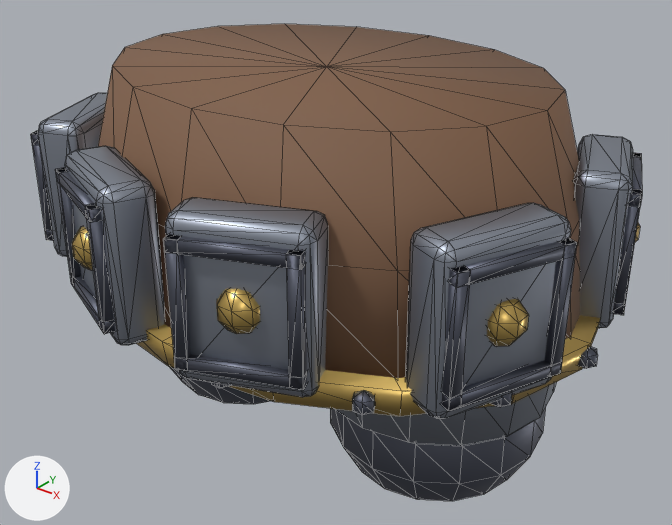
What one commit did to the glTF model assets/models/characters/dwarf/legs.glb.
Before and after are seen from a 50 mm lens placed at (0.482, -0.59, 0.84), pointed at (0.005, 0.006, 0.47). Every picture has the same lights, and +X, +Y and +Z are marked at lower left. The picture after the commit comes second. Mesh edges are drawn as thin lines. Vertices at exactly the same position are counted once.

Names of what the first picture shows: 'legs'.
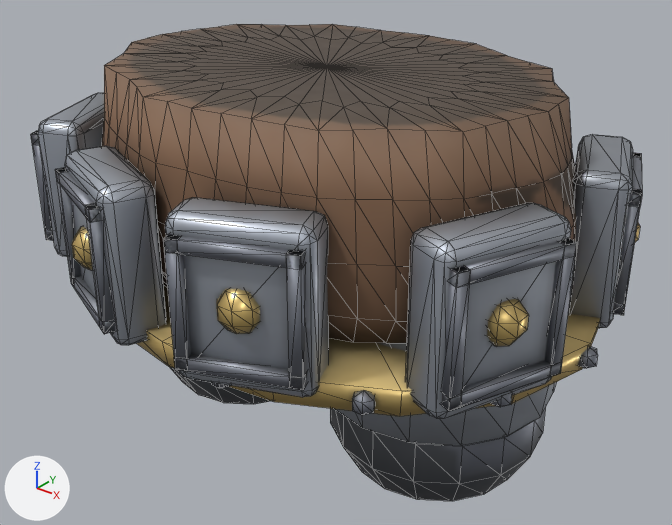
Boxes (x1, y1, x2, y2) around the edits, measured in the pictures (672 x 525 px):
part 1 of me_legs, reshaped
    before: (98, 24, 580, 378)
    after: (101, 24, 576, 343)
part 2 of me_legs, recoloured
    both: (38, 93, 633, 444)
part 3 of me_legs, recoloured
    both: (31, 130, 642, 464)
part 4 of me_legs, recoloured
    both: (72, 223, 640, 416)

What changed in the scene script:
```text
Add img_legs_basecolor:
    img_legs_basecolor = load_image('legs_basecolor', '_unpacked/legs_basecolor', 512, 512, 'sRGB')
Add img_legs_normal:
    img_legs_normal = load_image('legs_normal', '_unpacked/legs_normal', 512, 512, 'Non-Color')
Add img_legs_orm:
    img_legs_orm = load_image('legs_orm', '_unpacked/legs_orm', 512, 512, 'Non-Color')
Add mat_dwarf_legs_baked:
    mat_dwarf_legs_baked = bpy.data.materials.new('dwarf_legs_baked')
    # uses the picture img_legs_basecolor
    # uses the picture img_legs_normal
    # uses the picture img_legs_orm
Change me_legs:
    used by ob_legs; location = (0.0, 0.0, 0.0)
    remove me_legs.from_pydata(...)  # 1658 vertices, 3160 faces; spans x -0.261..0.261, y -0.221..0.221, z 0.282..0.65
    remove me_legs.materials.append(mat_dwarf_leather)  # brown #7e5d45
    add me_legs.from_pydata(...)  # 1946 vertices, 3736 faces; spans x -0.261..0.261, y -0.221..0.221, z 0.282..0.65
    me_legs part 1: 43 vertices removed from x -0.238..0.238, y -0.182..0.182, z 0.478..0.65; 331 vertices added at x -0.229..0.227, y -0.176..0.175, z 0.48..0.65
    me_legs part 2: 1056 faces spanning x -0.248..0.248, y -0.213..0.213, z 0.396..0.598 switch from mat_dwarf_steel (grey #959ba8) to mat_dwarf_legs_baked
    me_legs part 3: 1104 faces spanning x -0.261..0.261, y -0.221..0.221, z 0.282..0.584 switch from mat_dwarf_steel_dark (grey #616573) to mat_dwarf_legs_baked
    me_legs part 4: 776 faces spanning x -0.254..0.254, y -0.207..0.207, z 0.344..0.552 switch from mat_dwarf_gold (orange #dab869) to mat_dwarf_legs_baked
```
